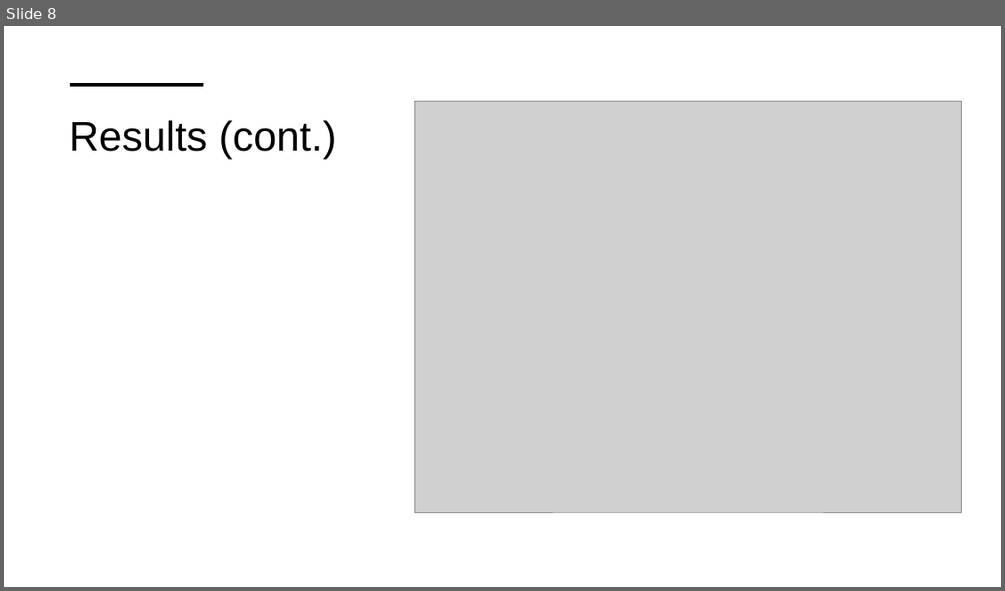
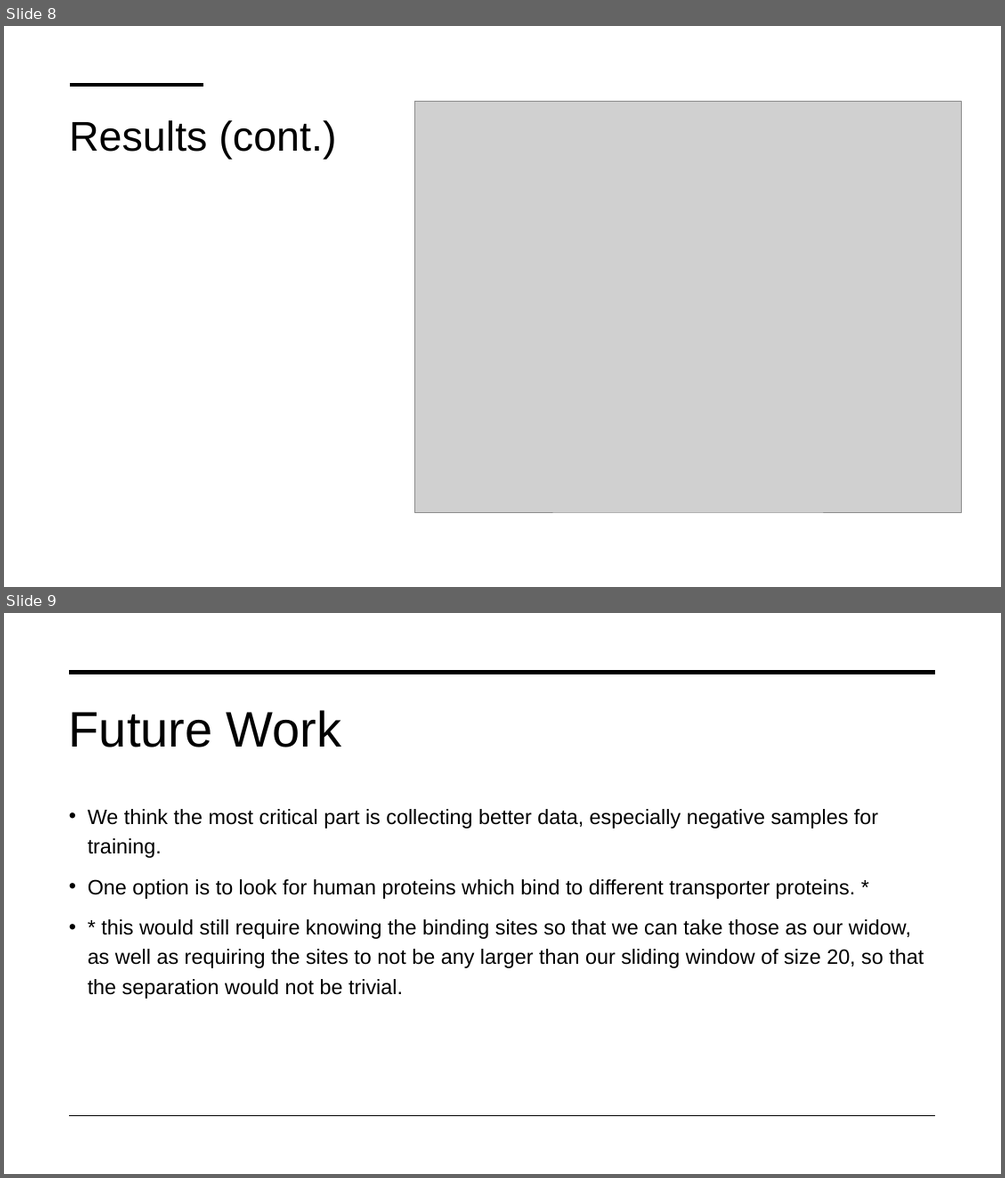
Before and after one commit to shiragelb/Bio-3D-Hackathon-2025, a slide deck: NES-Finder.pptx. Shown one above the other, each under a label of ours: slide 8 before the commit, slides 8 and 9 after it. The pictures are 1005x591 and 1005x1178 pixels, drawn with LibreOffice and Linux fonts; fonts in the diff are those of the drawing; grey boxes stand for pictures. Boxes give left, top, right and bottom in pixels: in the first picture for what was removed or moved away, otherwise in the second. Text is boxed around its words. In the diff, an @@ line names an element or a change of style, - is before the commit and + after.

Commit message:
Added future work

```diff
--- a/NES-Finder.pptx
+++ b/NES-Finder.pptx
@@ slide 9 added at [4, 613, 1001, 1174], background #FFFFFF @@
@@ line added from (70, 672) to (936, 672), #000000 3.5 pt @@
@@ title added at [69, 710, 342, 747], 48 pt, text #000000 @@
+Future Work
@@ text added at [88, 809, 923, 998], 20 pt, text #000000 @@
+• We think the most critical part is collecting better data, especially negative samples for training.
+• One option is to look for human proteins which bind to different transporter proteins. *
+• * this would still require knowing the binding sites so that we can take those as our widow, as well as requiring the sites to not be any larger than our sliding window of size 20, so that the separation would not be trivial.
@@ line added from (70, 1116) to (936, 1116), #000000 1 pt @@
```
Also in this commit, not shown: 4 slides changed.
